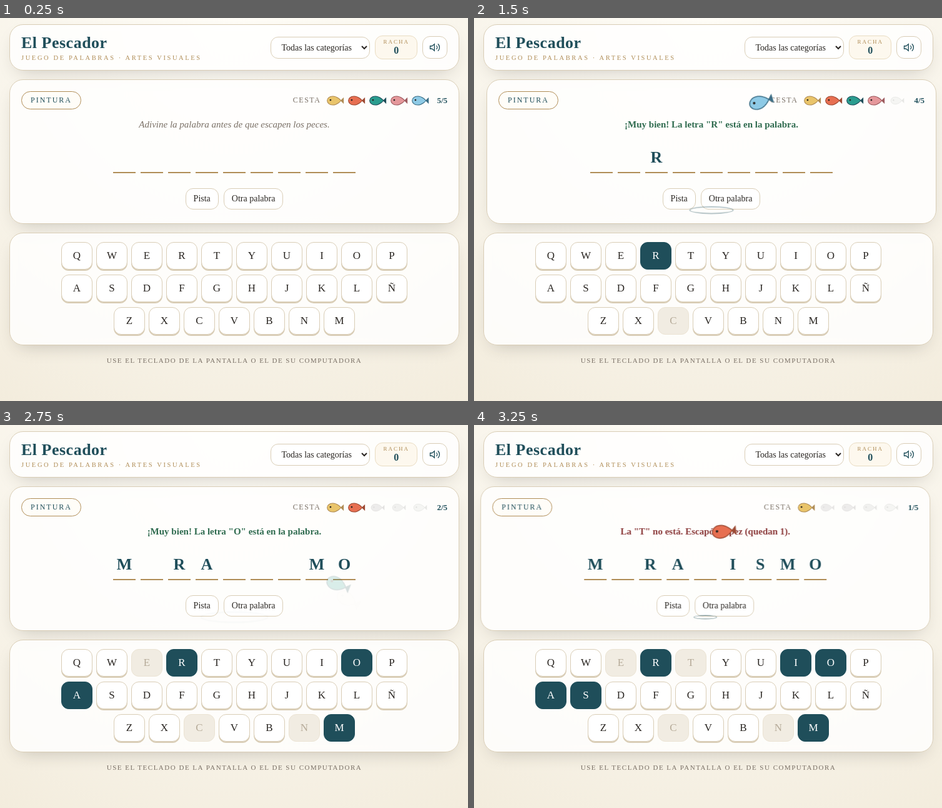
Above: before the commit, frames 1-4 (two rows, left to right).
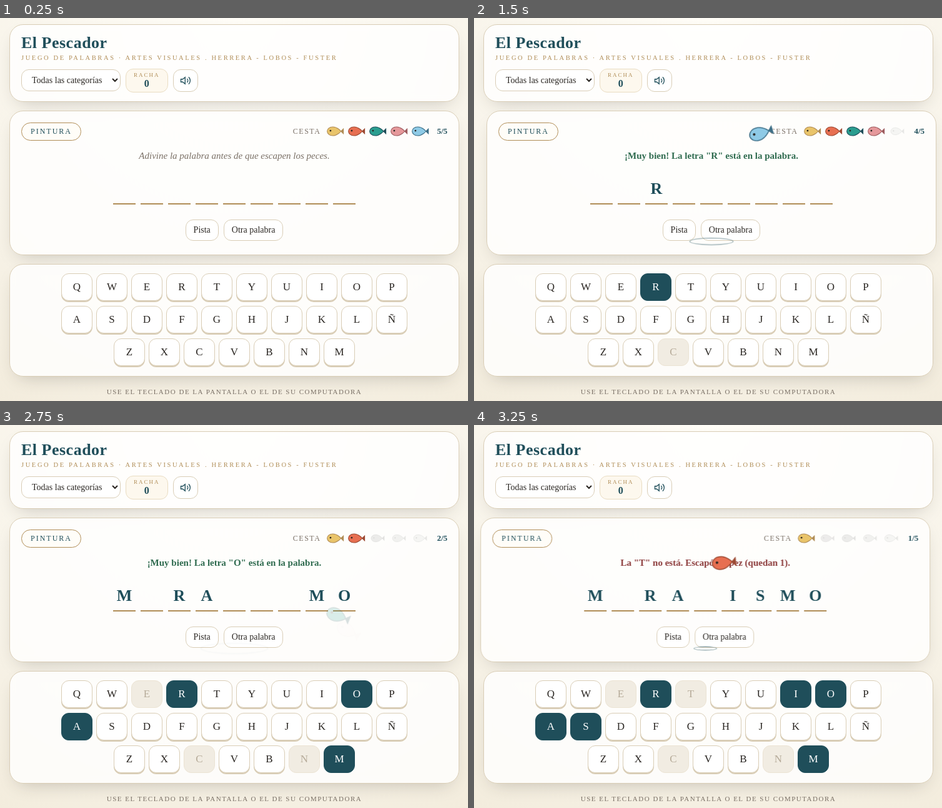
Above: after the commit, the same moments.

Repository: davidafuster-design/juego-de-peces
Game: browser game, page index.html
Same seed, same stepped clock (60 frames per second), same inputs: the game is played once before the commit and once after it.
Inputs:
- Up to frame 1 (0.25 s): no input
- Up to frame 2 (1.5 s): tap C at 1.17 s; tap R at 1.37 s
- Up to frame 3 (2.75 s): tap one key every 0.2 s from 1.57 s: A N E Enter M O
- Up to frame 4 (3.25 s): tap I at 2.77 s; tap S at 2.97 s; tap T at 3.17 s

The runs differ from the first frame. In frame 1, 20% of the frame differs, in the area x 2-99%, y 4-99%; in frame 2, 21%; in frame 3, 23%; in frame 4, 25%, in the area x 1-99%, y 4-99%.

Commit message:
Update index.html

Diff:
--- a/index.html
+++ b/index.html
@@ -174,7 +174,7 @@
   <header class="card">
     <div class="brand">
       <h1>El Pescador</h1>
-      <p>Juego de palabras · Artes Visuales</p>
+      <p>Juego de palabras · Artes Visuales . Herrera - Lobos - Fuster</p>
     </div>
     <div class="controls">
       <select id="category" aria-label="Categoría">
